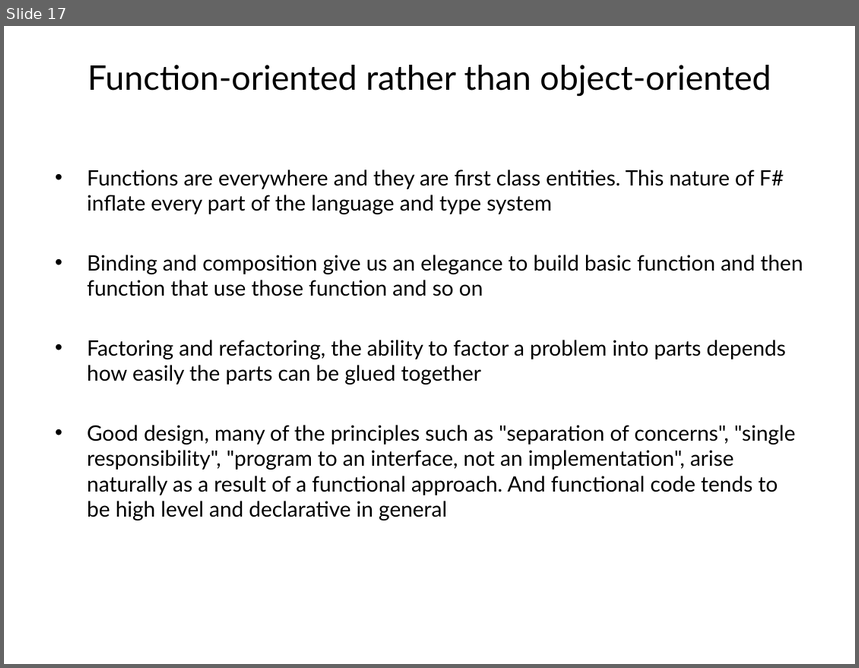
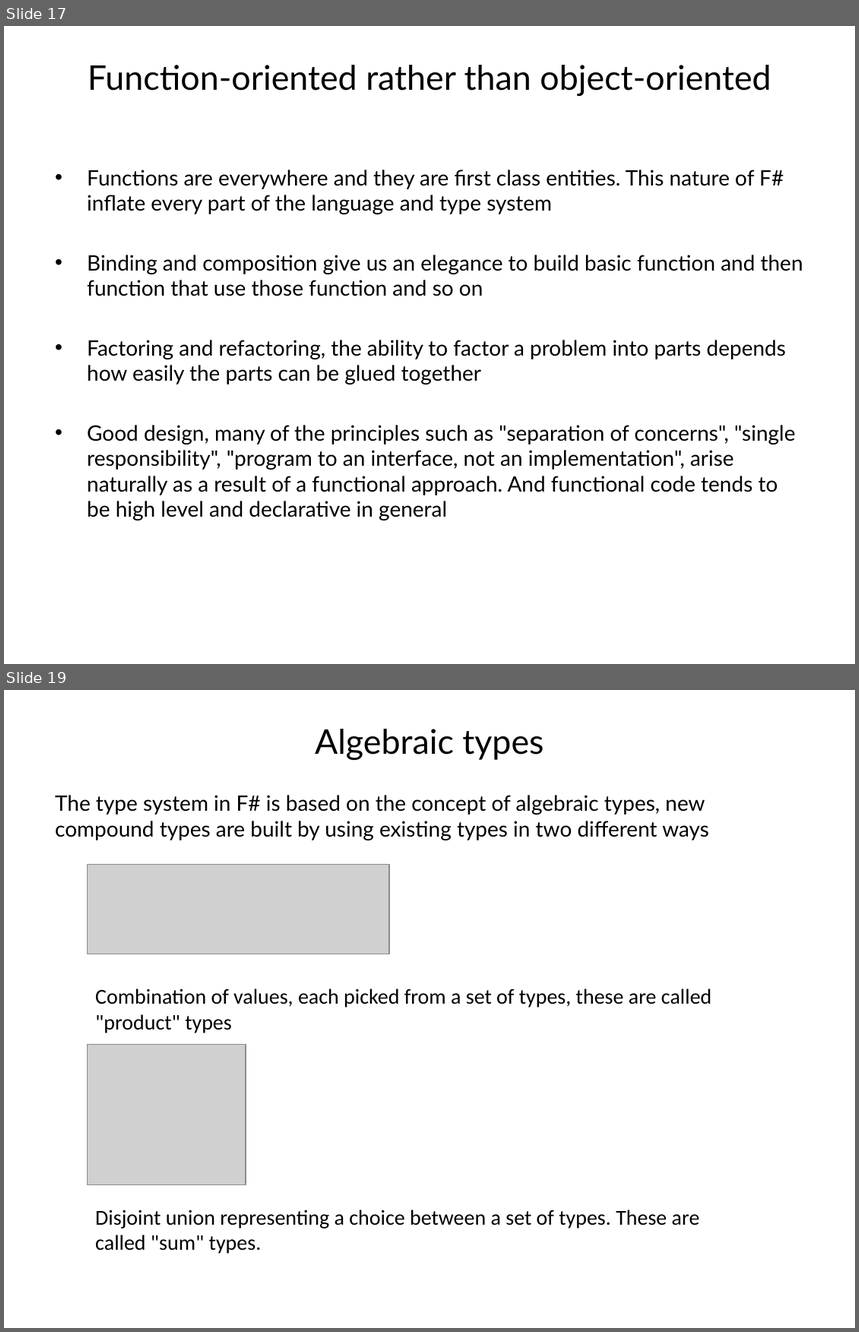
Before and after one commit to vba/presentations, a slide deck: fsharp/part1/presentation.pptx. Shown one above the other, each under a label of ours: slide 17 before the commit, slides 17 and 19 after it; the slides between them are not shown. The pictures are 859x668 and 859x1332 pixels, drawn with LibreOffice and Linux fonts; fonts in the diff are those of the drawing; grey boxes stand for pictures. Boxes give left, top, right and bottom in pixels: in the first picture for what was removed or moved away, otherwise in the second. Text is boxed around its words. In the diff, an @@ line names an element or a change of style, - is before the commit and + after.

```diff
--- a/fsharp/part1/presentation.pptx
+++ b/fsharp/part1/presentation.pptx
@@ slide 19 added at [4, 690, 855, 1328], background #FFFFFF @@
@@ title added at [315, 729, 544, 761], 28.8 pt, text #000000 @@
+Algebraic types
@@ text added at [55, 795, 709, 840], 18 pt, text #000000 @@
+The type system in F# is based on the concept of algebraic types, new compound types are built by using existing types in two different ways
@@ picture added at [87, 865, 389, 954] @@
@@ text added at [95, 989, 712, 1034], 18 pt, text #000000 @@
+Combination of values, each picked from a set of types, these are called "product" types
@@ picture added at [87, 1045, 245, 1186] @@
@@ text added at [95, 1210, 700, 1254], 18 pt, text #000000 @@
+Disjoint union representing a choice between a set of types. These are called "sum" types.
```
Also in this commit, not shown: 2 other slides added.
